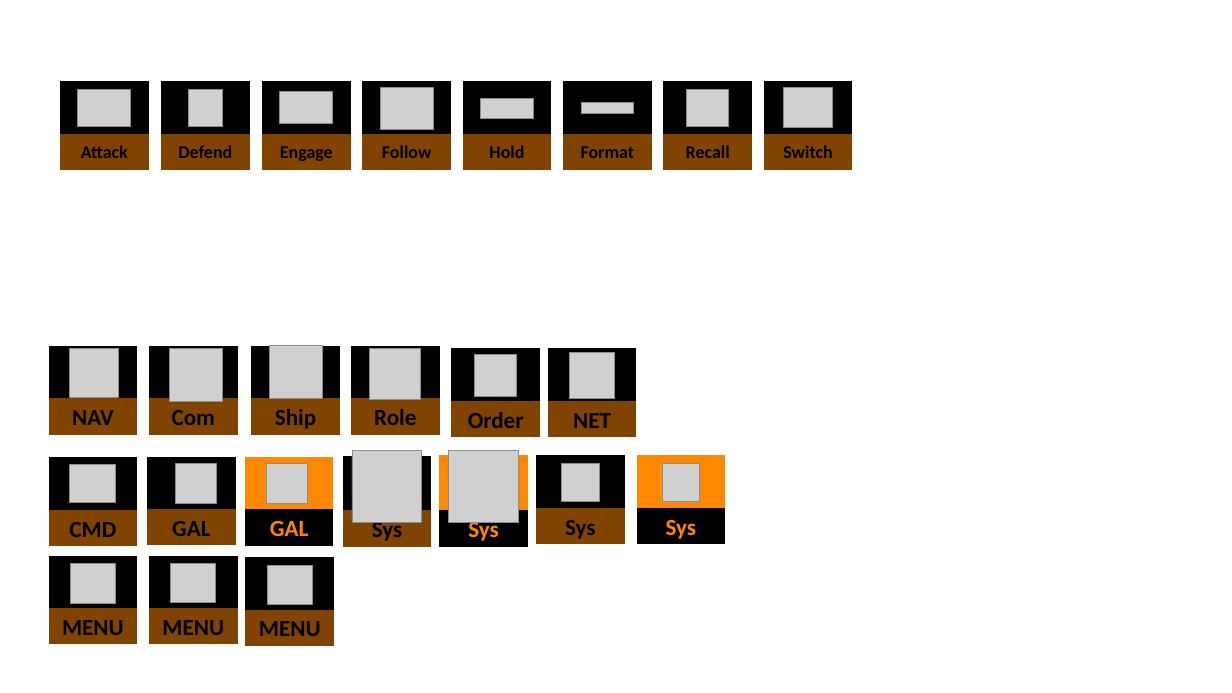
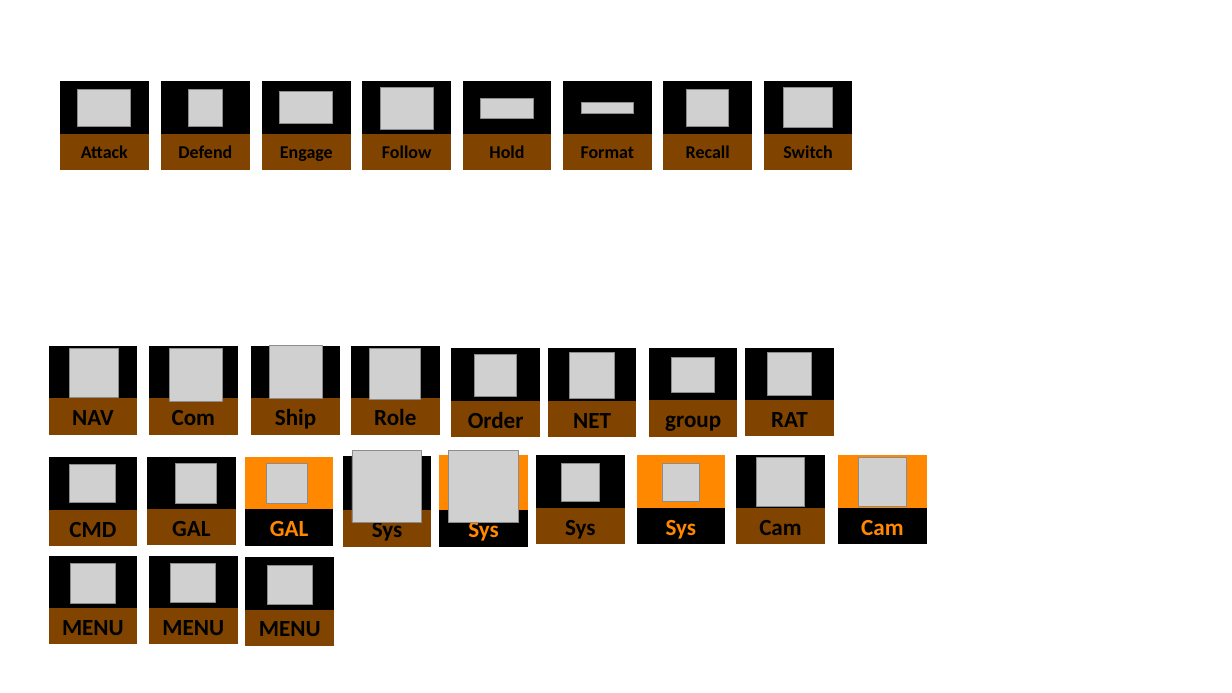
Before and after one commit to Andechs75/Elite-Dangerous-Streamdeck-Icons, a slide deck: slide 3 of EDSI-Template.pptx (slide 2 before the commit). Drawn at 1232x693 pixels with LibreOffice and Linux fonts; fonts in the diff are those of the drawing; grey boxes stand for pictures. Boxes give left, top, right and bottom in pixels: in the first picture for what was removed or moved away, otherwise in the second. Text is boxed around its words. In the diff, an @@ line names an element or a change of style, - is before the commit and + after.

```diff
--- a/EDSI-Template.pptx
+++ b/EDSI-Template.pptx
@@ rectangle added at box(650, 348, 737, 401), fill #000000, outline #000000 1 pt @@
@@ picture added at box(672, 358, 715, 393) @@
@@ rectangle added at box(746, 348, 833, 401), fill #000000, outline #000000 1 pt @@
@@ picture added at box(768, 352, 811, 396) @@
@@ rectangle added at box(650, 401, 737, 436), fill #804400, outline #804400 1 pt, 18 pt, text #000000, bold @@
+group
@@ rectangle added at box(746, 401, 833, 436), fill #804400, outline #804400 1 pt, 18 pt, text #000000, bold @@
+RAT
@@ rectangle added at box(737, 457, 823, 509), fill #000000, outline #000000 1 pt @@
@@ picture added at box(756, 458, 805, 507) @@
@@ rectangle added at box(839, 457, 926, 509), fill #FF8800, outline #FF8800 1 pt @@
@@ picture added at box(859, 458, 908, 507) @@
@@ rectangle added at box(737, 508, 823, 543), fill #804400, outline #804400 1 pt, 18 pt, text #000000, bold @@
+Cam
@@ rectangle added at box(839, 508, 926, 543), fill #000000, outline #000000 1 pt, 18 pt, text #FF8800, bold @@
+Cam
```
Also in this commit, not shown: 3 other slides changed, 1 slide added, 49 other files.
